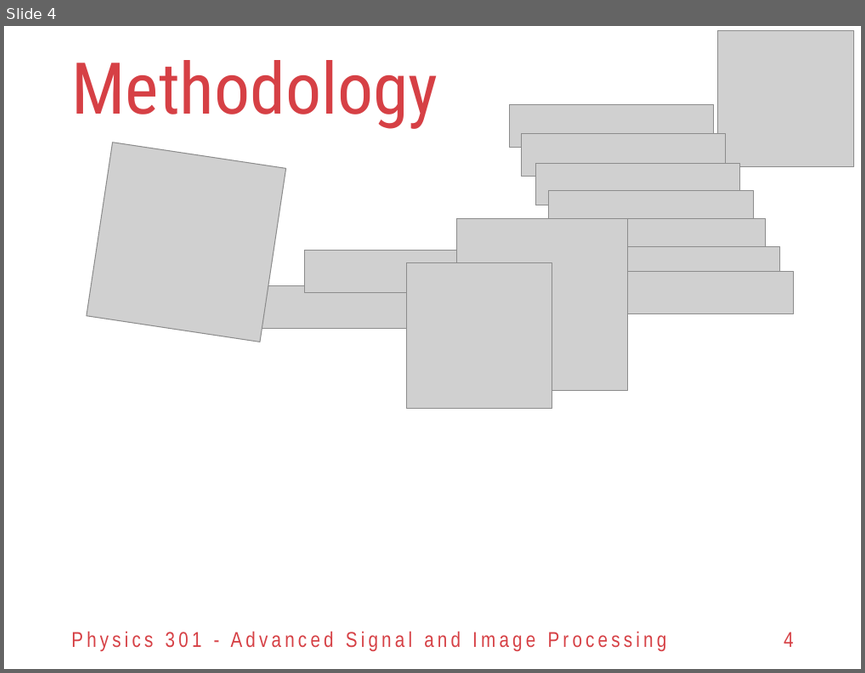
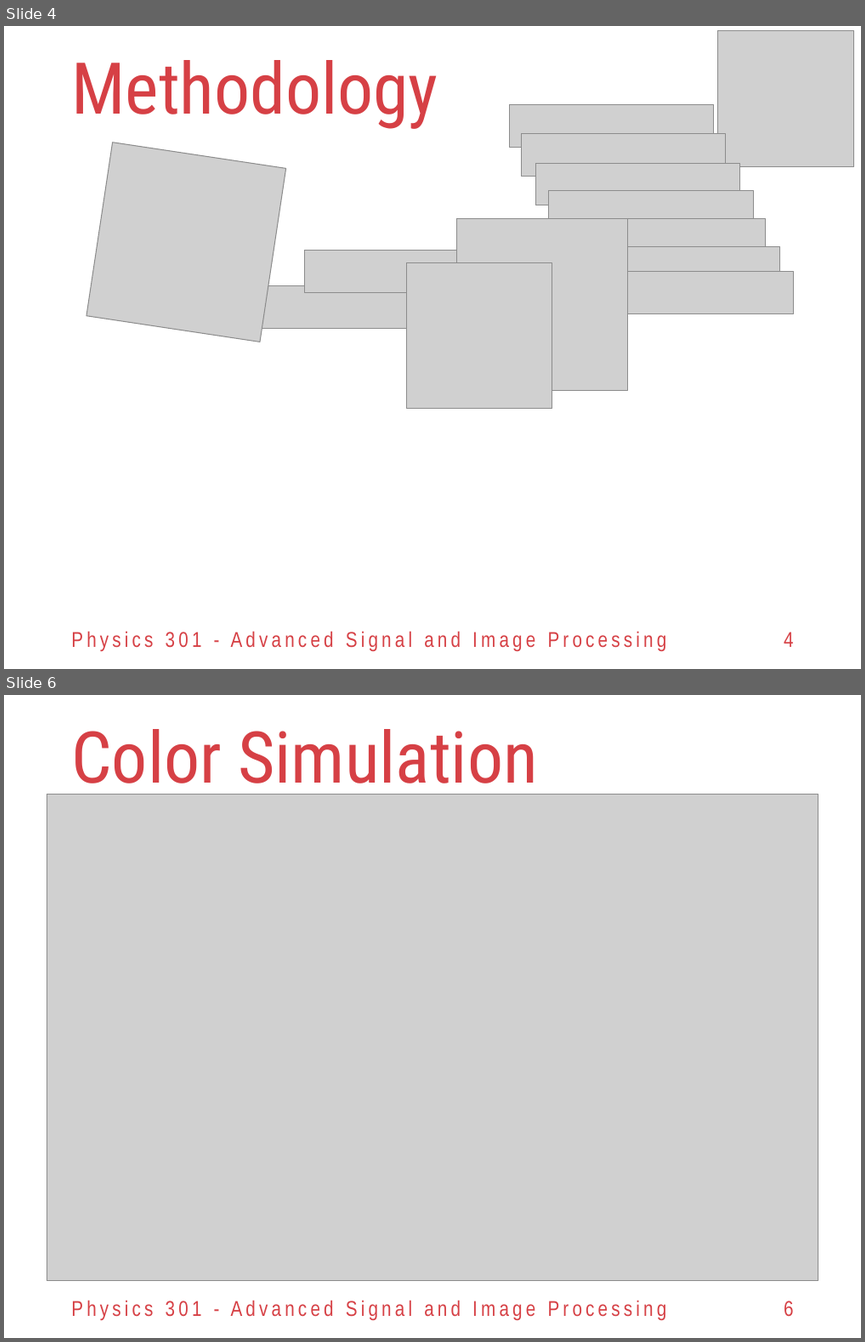
Before and after one commit to reneprincipejr/Physics-301, a slide deck: 02 Spectral Imaging/Activity 2 - Spectral Imaging.pptx. Shown one above the other, each under a label of ours: slide 4 before the commit, slides 4 and 6 after it; the slides between them are not shown. The pictures are 865x673 and 865x1342 pixels, drawn with LibreOffice and Linux fonts; fonts in the diff are those of the drawing; grey boxes stand for pictures; background and template pictures are left out. Boxes give left, top, right and bottom in pixels: in the first picture for what was removed or moved away, otherwise in the second. Text is boxed around its words. In the diff, an @@ line names an element or a change of style, - is before the commit and + after.

```diff
--- a/02 Spectral Imaging/Activity 2 - Spectral Imaging.pptx
+++ b/02 Spectral Imaging/Activity 2 - Spectral Imaging.pptx
@@ slide 6 added at (4, 695, 861, 1338), background #FFFFFF @@
@@ title added at (71, 729, 538, 800), 60 pt, text #D64045 @@
+Color Simulation
@@ picture added at (46, 794, 818, 1280) @@
@@ text added at (71, 1299, 667, 1321), 18 pt, text #D64045 @@
+Physics 301 - Advanced Signal and Image Processing
@@ page number added at (783, 1300, 793, 1315), 18 pt, text #D64045 @@
+6
```
Also in this commit, not shown: 1 slide changed, 2 other slides added, 15 other files.
